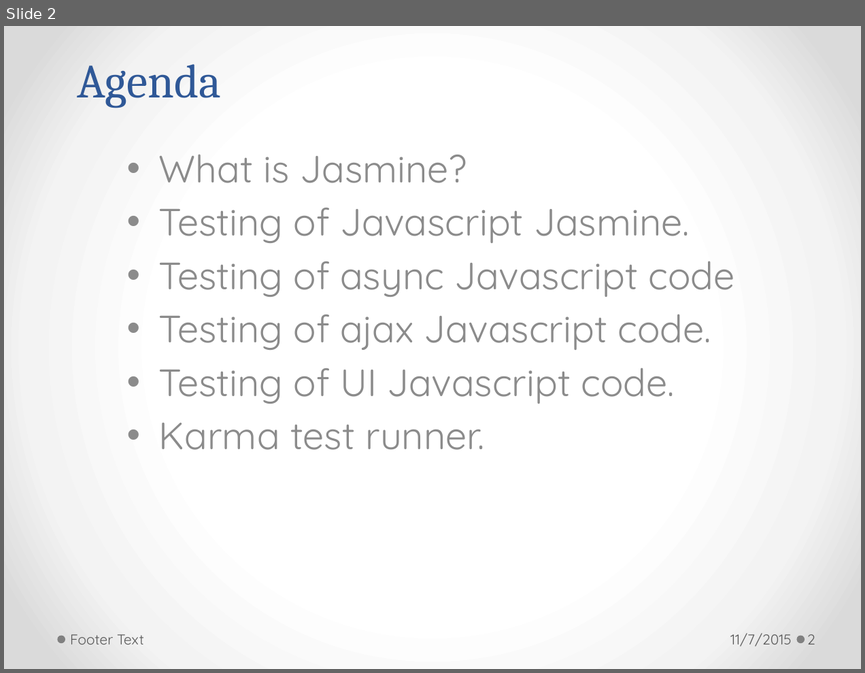
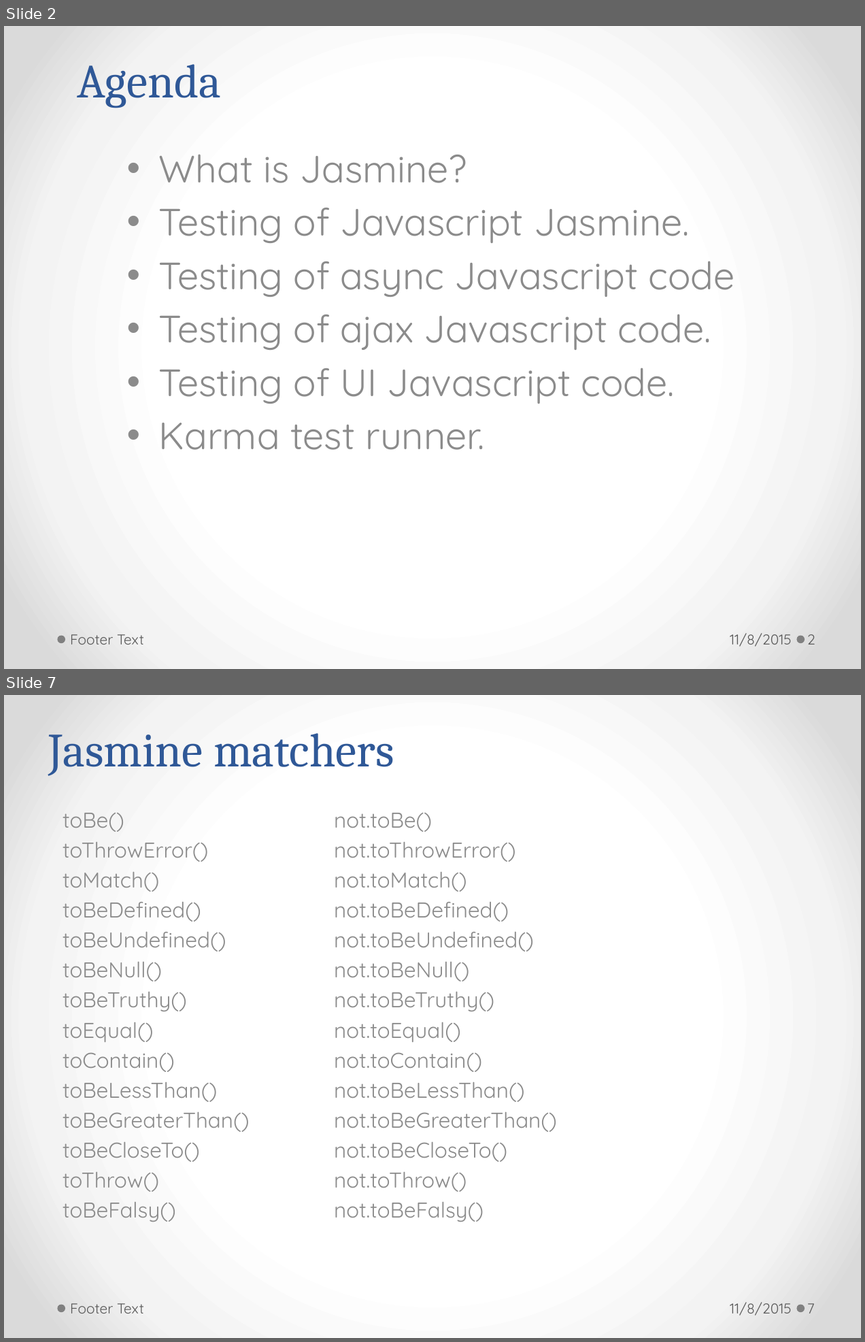
Before and after one commit to h-t-tran/work, a slide deck: brownbag/jamine/tech-presentation-jasmine.pptx. Shown one above the other, each under a label of ours: slide 2 before the commit, slides 2 and 7 after it; the slides between them are not shown. The pictures are 865x673 and 865x1342 pixels, drawn with LibreOffice and Linux fonts; fonts in the diff are those of the drawing. Boxes give left, top, right and bottom in pixels: in the first picture for what was removed or moved away, otherwise in the second. Text is boxed around its words. In the diff, an @@ line names an element or a change of style, - is before the commit and + after.

```diff
--- a/brownbag/jamine/tech-presentation-jasmine.pptx
+++ b/brownbag/jamine/tech-presentation-jasmine.pptx
@@ slide 7 added at <box>4,695,861,1338</box>, background gradient #FFFFFF to #F4F4F4 to #DADADA; not listed: 2 template elements that a slide beside it also shows @@
@@ title added at <box>48,733,394,776</box>, 40 pt, text #2F5897 @@
+Jasmine matchers
@@ text added at <box>62,813,249,1221</box>, 18 pt, text #8C8C8C @@
+toBe()
+toThrowError()
+toMatch()
+toBeDefined()
+toBeUndefined()
+toBeNull()
+toBeTruthy()
+toEqual()
+toContain()
+toBeLessThan()
+toBeGreaterThan()
+toBeCloseTo()
+toThrow()
+toBeFalsy()
@@ text added at <box>334,813,557,1221</box>, 18 pt, text #8C8C8C @@
+not.toBe()
+not.toThrowError()
+not.toMatch()
+not.toBeDefined()
+not.toBeUndefined()
+not.toBeNull()
+not.toBeTruthy()
+not.toEqual()
+not.toContain()
+not.toBeLessThan()
+not.toBeGreaterThan()
+not.toBeCloseTo()
+not.toThrow()
+not.toBeFalsy()
@@ text added at <box>70,1303,144,1313</box>, 12 pt, text #595959 @@
+Footer Text
@@ text added at <box>730,1302,791,1315</box>, 12 pt, text #595959 @@
+11/8/2015
@@ page number added at <box>807,1303,815,1313</box>, 12 pt, text #595959 @@
+7
@@ slide 2 changed as well @@
@@ text at <box>730,633,791,646</box>: text changed @@
-11/7/2015
+11/8/2015
```
Also in this commit, not shown: 12 other slides changed, 4 other slides added, 21 other files.
